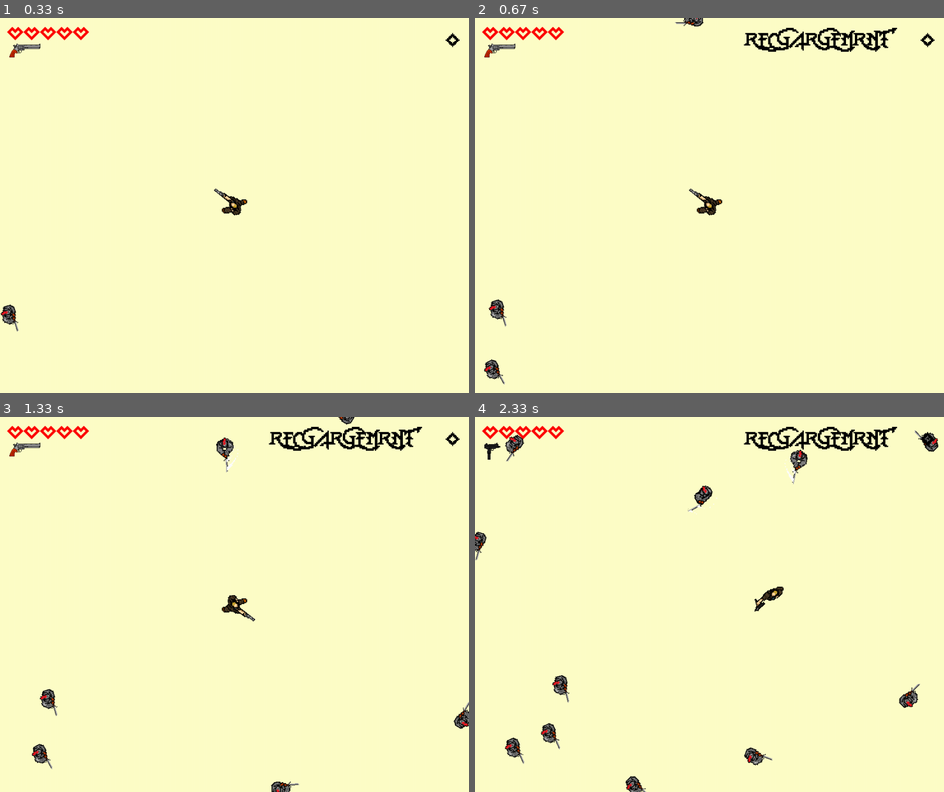
Above: before the commit, frames 1-4 (two rows, left to right).
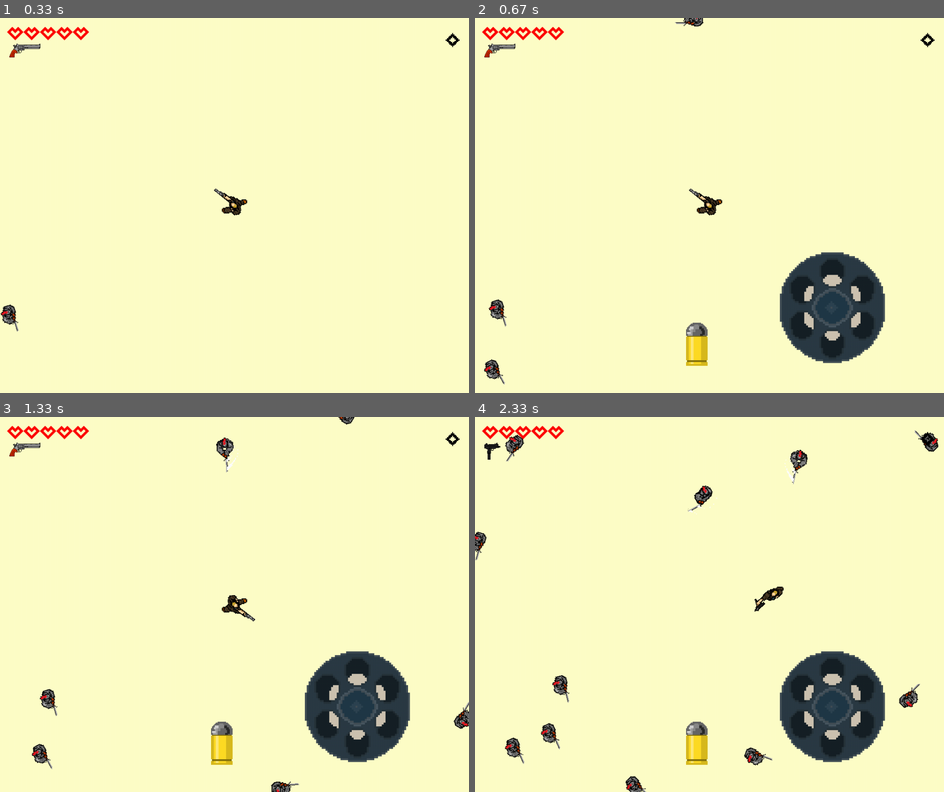
Above: after the commit, the same moments.

Repository: Ninter64/scaling-chainsaw
Game: pygame game, started from main.py
The game is run twice, just before and just after one commit, with the same random seed, the same clock (stepped at 60 frames per second) and the same inputs.
Inputs (mouse positions are in pixels of both pictures, inside the frame that each line leads up to):
- Up to frame 1 (0.33 s): no input
- Up to frame 2 (0.67 s): tap R at 0.33 s
- Up to frame 3 (1.33 s): press the mouse at (89, 548) at 0.7 s; move the mouse to (89, 619) at 0.8 s; release the mouse at (89, 690) at 0.93 s; click (408, 735) at 1.05 s
- Up to frame 4 (2.33 s): press the mouse at (883, 735) at 1.37 s; move the mouse to (737, 634) at 1.47 s; release the mouse at (596, 529) at 1.6 s; hold D 1.67-2.13 s; tap Z at 1.73, 2.03, 2.23 s; click (540, 593) at 1.75 s; tap 2 at 1.82 s; hold D from 2.17 s (still down); click (714, 645) at 2.25 s; tap 3 at 2.32 s

Frame 1 is identical in both runs. In frame 2, 6.8% of the frame differs, in the area x 45-90%, y 2-93%; in frame 3, 6.8%; in frame 4, 6.8%.

Commit message:
Grosse update menus incomplet

Diff:
--- a/main.py
+++ b/main.py
@@ -3,7 +3,8 @@
 from Player import Player
 from Enemy import Enemy
 from Projectile import Projectile
-
+from menus import Reloads
+#from collections import defaultdict
 
 pygame.init()
 pygame.mixer.init()
@@ -29,35 +30,39 @@
            pygame.mixer.Sound("sons/player/smg/cock.wav"),
            pygame.mixer.Sound("sons/player/smg/shot.wav"),
            pygame.mixer.Sound("sons/player/smg/empty.wav")]
-
+#Quel ENFER !
 
 
 
 size    = (1000, 800)
 BGCOLOR = (255, 255, 200)
 screen = pygame.display.set_mode(size)
+
+
 uiweapons = [pygame.image.load("sprites/ui/gameui/gunbig.png"),
              pygame.image.load("sprites/ui/gameui/shotgunbig.png"),
              pygame.image.load("sprites/ui/gameui/smgbig.png")]
+
+
 scoreFont = pygame.font.Font("polices/Lady Radical 2.ttf", 30)
 healthFont = pygame.font.Font("polices/OmnicSans.ttf", 50)
 healthRender = healthFont.render('z', True, pygame.Color('red'))
-pygame.display.set_caption("Top Down")
+pygame.display.set_caption("MedieVolver (alpha 0.6.19)")
 
 done = False
 hero = pygame.sprite.GroupSingle(Player(screen.get_size()))
 
+reloadMenu = Reloads()
 enemies = pygame.sprite.Group()
 lastEnemy = 0
 sczdqore = 0
 clock = pygame.time.Clock()
 
-def render_menu():
-    reloadrender = scoreFont.render("RECGARGEMRNT", True, pygame.Color('black'))
-    scoreRect = reloadrender.get_rect()
-    scoreRect.right = size[0] - 100
-    scoreRect.top = 20
-    screen.blit(reloadrender, scoreRect)
+def process_menu(events):
+    reloadMenu.reload_Gun(screen, events)
+    reloadMenu.render(screen)
+
+
 
 def move_entities(hero, enemies, timeDelta):
     score = 0
@@ -121,15 +126,13 @@
     lastEnemy = pygame.time.get_ticks()
     gameState= 0
     score = 0
-    print(gameState)
 
     while hero.sprite.alive and not done:
         keys = pygame.key.get_pressed()
         mouse = pygame.mouse.get_pressed()
         currentTime = pygame.time.get_ticks()
-
-
         for event in pygame.event.get():
+            events = event
             if event.type == pygame.KEYDOWN:
                 if event.key == pygame.K_r:
                     if gameState != 1:
@@ -149,11 +152,12 @@
                 return True
         screen.fill(BGCOLOR)
 
+
         process_keys(keys, hero)
         if gameState==0:
             process_mouse(mouse, hero)
         elif gameState==1:
-            render_menu()
+            process_menu(events)
 
         # Enemy spawning process
         if lastEnemy < currentTime - 200 and len(enemies) < 20:
--- /dev/null
+++ b/menus.py
@@ -0,0 +1,63 @@
+import pygame
+import Weapon
+import Player
+import random
+
+GUNSIZE = 4
+gunImages = pygame.transform.scale(pygame.image.load('sprites/ui/reloads/gun/gunbarrel.png'), (56*GUNSIZE,59*GUNSIZE))
+#J'ai choisi le nom bOOlet avec deux o volontairement car je résèrve le mot correctement écris à quelques exception comme celle ci car j'utilise ce sprite dans plusieurs scripts (Organisation)
+bulletImage = [pygame.transform.scale(pygame.image.load('sprites/ui/reloads/gun/shell.png'), (16*GUNSIZE,16*GUNSIZE)),
+               pygame.transform.scale(pygame.image.load('sprites/ui/reloads/gun/boolet.png'), (16*GUNSIZE,16*GUNSIZE)),
+               pygame.transform.scale(pygame.image.load('sprites/ui/reloads/gun/boolet_ui.png'), (23*GUNSIZE/2,46*GUNSIZE/2))]
+bulletDefaultPos = (450,650)
+
+class Reloads:
+    def __init__(self):
+        super().__init__()
+        self.image = gunImages
+        self.shellImage = bulletImage[2]
+        self.pos = (650,500)
+        self.booletPos = bulletDefaultPos
+        self.aviableWeapons = [Weapon.Pistol(), Weapon.Shotgun(), Weapon.MachineGun()]
+        self.active = None
+        self.ammoGun = 6
+
+#Je Devienne Fou ma parole... Les contrôles fonctionnent mais ont peu de répondant, je pense que c'est la méthode par laquelle on passe les contrôles qui fais des siennes à cause de python qui est lent...
+
+
+        #Gun
+    def reload_Gun(self, screen, events):
+        mouse_pos = pygame.mouse.get_pos()
+        if events.type == pygame.MOUSEBUTTONDOWN:
+            print("cliqué")
+            if (self.booletPos[0] - mouse_pos[0]) < 50 and (self.booletPos[1] - mouse_pos[1]) < 50:
+                if events.button == 1:
+                            self.active = True
+                            self.shellImage = bulletImage[1]
+
+
+        if events.type == pygame.MOUSEBUTTONUP:
+            print("lâché")
+            if events.button == 1:
+                self.shellImage = bulletImage[2]
+                self.active = None
+                self.booletPos = bulletDefaultPos
+
+
+        if events.type == pygame.MOUSEMOTION:
+            if self.active:
+                 self.booletPos = (mouse_pos[0]-25,mouse_pos[1]-25)
+            print("")
+
+
+#class Slugs
+#class SMG
+
+
+
+
+
+
+    def render(self, surface):
+        surface.blit(gunImages, self.pos)
+        surface.blit(self.shellImage, self.booletPos)
